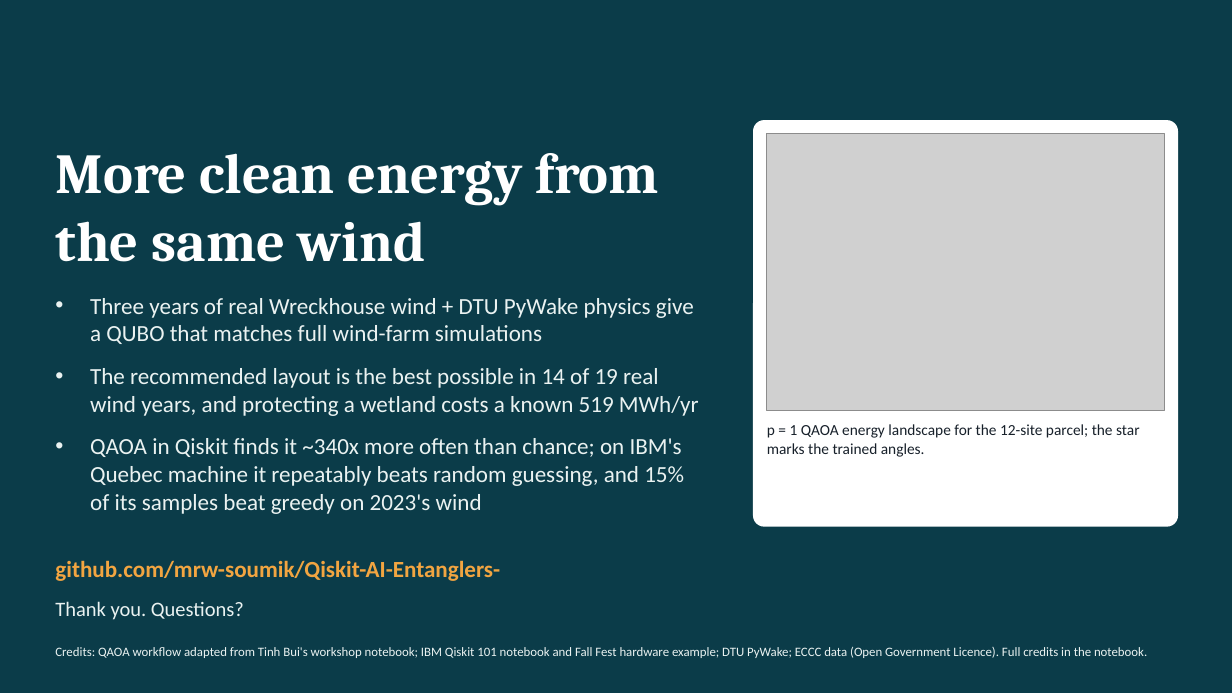
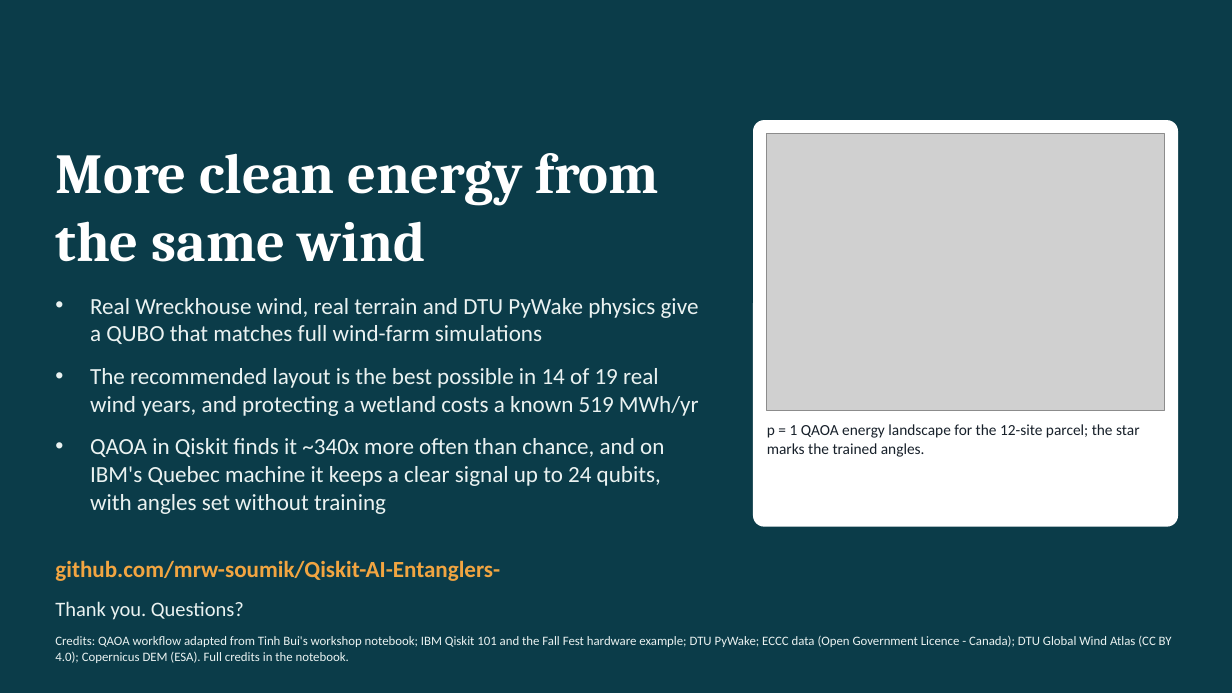
Before and after one commit to mrw-soumik/Qiskit-AI-Entanglers-, a slide deck: slide 16 of slides/WakeWise_NL_AI_Entanglers.pptx (slide 15 before the commit). Drawn at 1232x693 pixels with LibreOffice and Linux fonts; fonts in the diff are those of the drawing; grey boxes stand for pictures. Boxes give left, top, right and bottom in pixels: in the first picture for what was removed or moved away, otherwise in the second. Text is boxed around its words. In the diff, an @@ line names an element or a change of style, - is before the commit and + after.

```diff
--- a/slides/WakeWise_NL_AI_Entanglers.pptx
+++ b/slides/WakeWise_NL_AI_Entanglers.pptx
@@ text at (x1=90, y1=298, x2=699, y2=344): text changed @@
-• Three years of real Wreckhouse wind + DTU PyWake physics give a QUBO that matches full wind-farm simulations
+• Real Wreckhouse wind, real terrain and DTU PyWake physics give a QUBO that matches full wind-farm simulations
@@ text at (x1=90, y1=438, x2=664, y2=514): text changed @@
-• QAOA in Qiskit finds it ~340x more often than chance; on IBM's Quebec machine it repeatably beats random guessing, and 15% of its samples beat greedy on 2023's wind
+• QAOA in Qiskit finds it ~340x more often than chance, and on IBM's Quebec machine it keeps a clear signal up to 24 qubits, with angles set without training
@@ text at (x1=55, y1=636, x2=1172, y2=663): text changed @@
-Credits: QAOA workflow adapted from Tinh Bui's workshop notebook; IBM Qiskit 101 notebook and Fall Fest hardware example; DTU PyWake; ECCC data (Open Government Licence). Full credits in the notebook.
+Credits: QAOA workflow adapted from Tinh Bui's workshop notebook; IBM Qiskit 101 and the Fall Fest hardware example; DTU PyWake; ECCC data (Open Government Licence - Canada); DTU Global Wind Atlas (CC BY 4.0); Copernicus DEM (ESA). Full credits in the notebook.
@@ text "Credits: QAOA workflow adapted from ..." at (x1=55, y1=636, x2=1172, y2=663): vertical alignment middle to top @@
```
Also in this commit, not shown: 8 other slides changed, 2 slides added, 1 slide removed, 32 other files.
